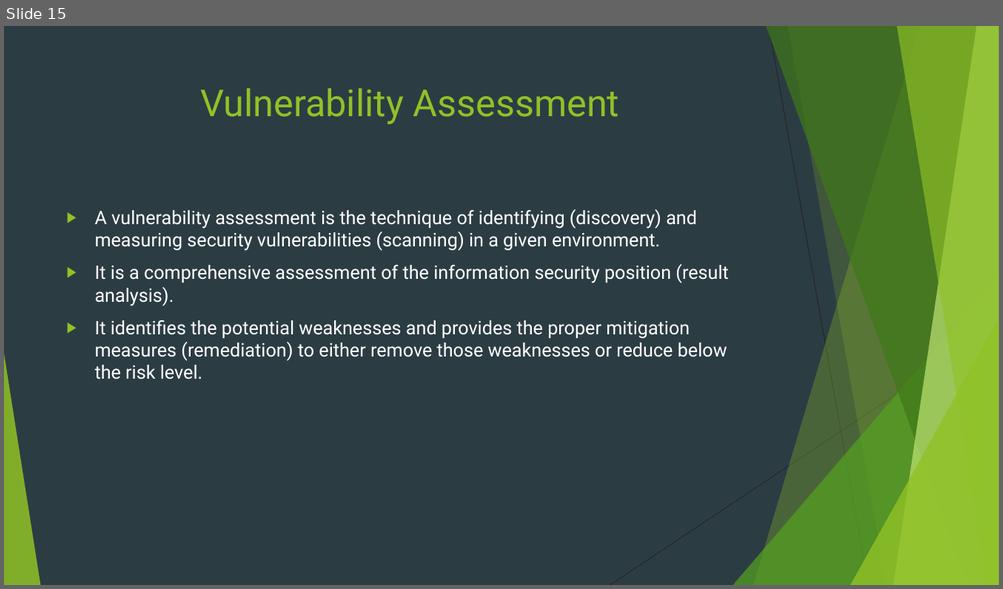
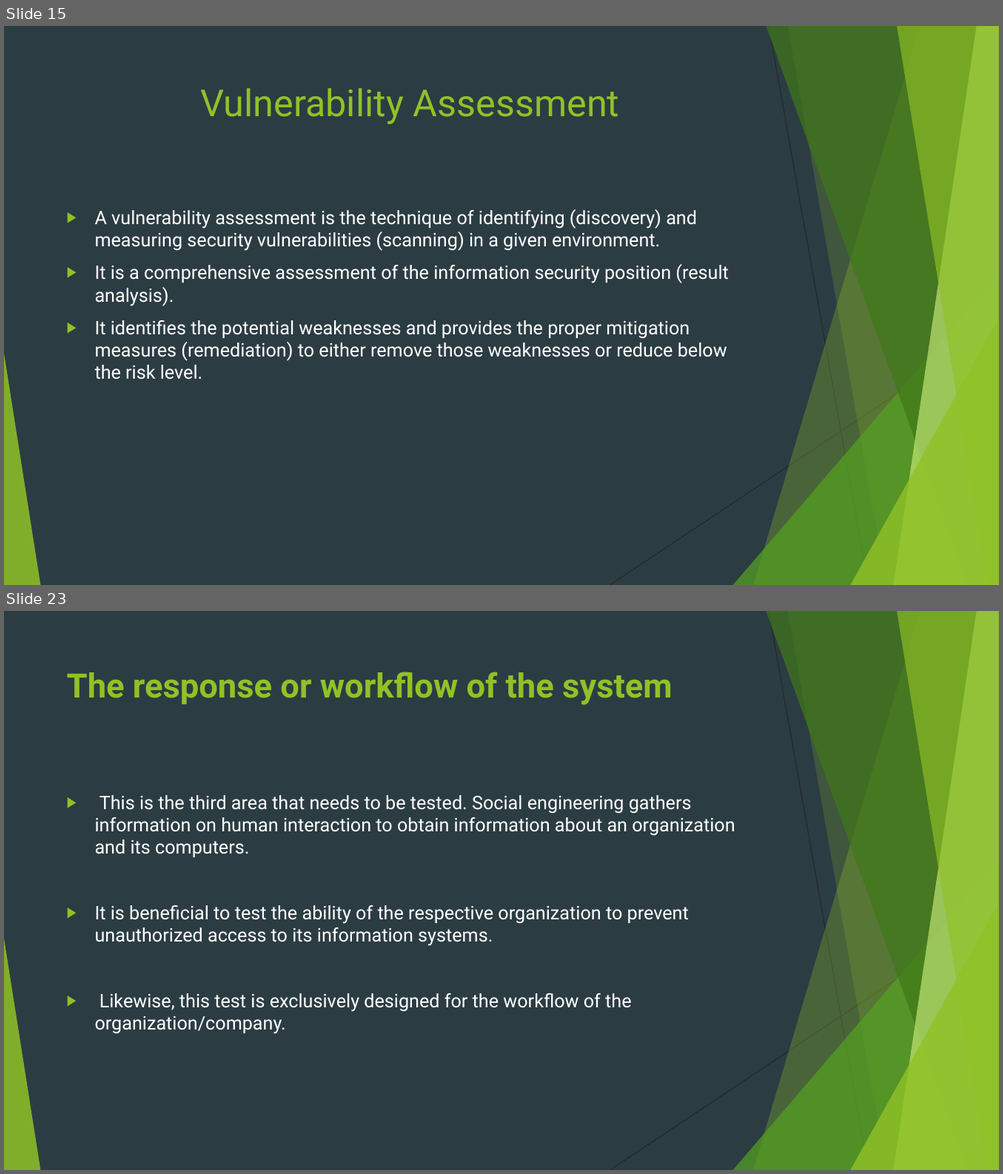
Before and after one commit to Navo26/SecurityTesting, a slide deck: PENETRATION TESTING.pptx. Shown one above the other, each under a label of ours: slide 15 before the commit, slides 15 and 23 after it; the slides between them are not shown. The pictures are 1003x589 and 1003x1174 pixels, drawn with LibreOffice and Linux fonts; fonts in the diff are those of the drawing. Boxes give left, top, right and bottom in pixels: in the first picture for what was removed or moved away, otherwise in the second. Text is boxed around its words. In the diff, an @@ line names an element or a change of style, - is before the commit and + after.

```diff
--- a/PENETRATION TESTING.pptx
+++ b/PENETRATION TESTING.pptx
@@ slide 23 added at (4,611,999,1170), background #2C3C43; not listed: 10 template elements that a slide beside it also shows @@
@@ title added at (67,672,671,705), 32.4 pt, text #90C226, bold @@
+The response or workflow of the system
@@ text added at (95,795,734,1034), 18 pt, text #FFFFFF @@
+▶ This is the third area that needs to be tested. Social engineering gathers information on human interaction to obtain information about an organization and its computers.
+▶ It is beneficial to test the ability of the respective organization to prevent unauthorized access to its information systems.
+▶ Likewise, this test is exclusively designed for the workflow of the organization/company.
```
Also in this commit, not shown: 4 slides changed, 30 other slides added.
